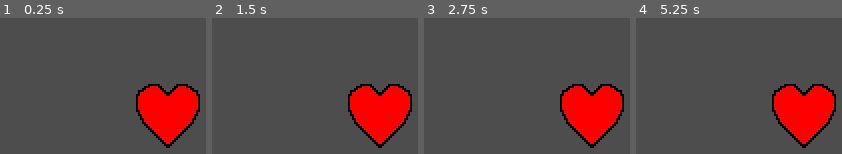
Above: before the commit, frames 1-4 (left to right).
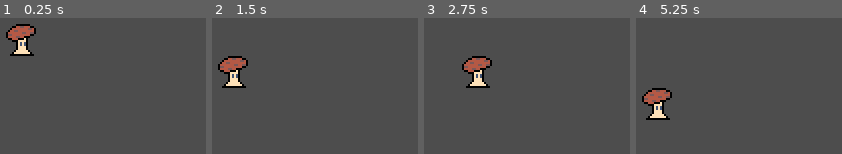
Above: after the commit, the same moments.

Repository: SolidGoose/mushroom-cave
Game: Godot game, scene res://Scenes/level_1.tscn
Same seed, same stepped clock (60 frames per second), same inputs: the game is played once before the commit and once after it. Before the commit the project starts from res://Scenes/sprite.tscn.
Inputs:
- Up to frame 1 (0.25 s): no input
- Up to frame 2 (1.5 s): tap Enter at 0.5 s; hold D (Right, bound only after the commit) 0.53-1.28 s; tap Space at 1.25 s; hold S (Down, bound only after the commit) from 1.28 s (still down)
- Up to frame 3 (2.75 s): tap Enter at 2 s; release S (Down, bound only after the commit) at 2.03 s; hold D (Right, bound only after the commit) from 2.03 s (still down)
- Up to frame 4 (5.25 s): tap Space at 2.75, 4.25 s; release D (Right, bound only after the commit) at 2.78 s; hold W (Up, bound only after the commit) 2.78-3.53 s; tap Enter at 3.5 s; hold A (Left, bound only after the commit) 3.53-5.03 s; hold S (Down, bound only after the commit) from 5.03 s (still down)

The runs differ from the first frame. In frame 1, 13% of the frame differs, in the area x 2-98%, y 4-96%; in frame 2, 13%; in frame 3, 13%; in frame 4, 13%.

Commit message:
Moving logic

Diff:
--- a/Scenes/anchor.tscn
+++ b/Scenes/anchor.tscn
@@ -1,3 +1,10 @@
-[gd_scene format=3 uid="uid://chy3pylg861x"]
+[gd_scene load_steps=2 format=3 uid="uid://chy3pylg861x"]
 
-[node name="Area2D" type="Area2D"]
+[sub_resource type="RectangleShape2D" id="RectangleShape2D_4w1vg"]
+size = Vector2(16, 16)
+
+[node name="AnchorArea" type="Area2D"]
+
+[node name="CollisionShape2D" type="CollisionShape2D" parent="."]
+modulate = Color(0.9807722, 0.09153121, 0.54858774, 1)
+shape = SubResource("RectangleShape2D_4w1vg")
--- a/Scenes/level_1.tscn
+++ b/Scenes/level_1.tscn
@@ -1,8 +1,63 @@
-[gd_scene load_steps=2 format=3 uid="uid://lk8th6ly3pc"]
+[gd_scene load_steps=3 format=3 uid="uid://lk8th6ly3pc"]
 
+[ext_resource type="PackedScene" uid="uid://chy3pylg861x" path="res://Scenes/anchor.tscn" id="1_8ffim"]
 [ext_resource type="PackedScene" uid="uid://d3n8e0ronsxqa" path="res://Scenes/mushroom.tscn" id="1_vk57k"]
 
 [node name="Level1" type="Node2D"]
 
+[node name="Anchors" type="Node2D" parent="."]
+position = Vector2(40, 40)
+
+[node name="AnchorArea" parent="Anchors" instance=ExtResource("1_8ffim")]
+position = Vector2(16, 0)
+
+[node name="AnchorArea2" parent="Anchors" instance=ExtResource("1_8ffim")]
+position = Vector2(0, -16)
+
+[node name="AnchorArea3" parent="Anchors" instance=ExtResource("1_8ffim")]
+position = Vector2(-16, 0)
+
+[node name="AnchorArea4" parent="Anchors" instance=ExtResource("1_8ffim")]
+position = Vector2(-16, 16)
+
+[node name="AnchorArea5" parent="Anchors" instance=ExtResource("1_8ffim")]
+position = Vector2(0, 96)
+
+[node name="AnchorArea6" parent="Anchors" instance=ExtResource("1_8ffim")]
+position = Vector2(16, 32)
+
+[node name="AnchorArea7" parent="Anchors" instance=ExtResource("1_8ffim")]
+position = Vector2(32, 16)
+
+[node name="AnchorArea8" parent="Anchors" instance=ExtResource("1_8ffim")]
+position = Vector2(-16, 32)
+
+[node name="AnchorArea9" parent="Anchors" instance=ExtResource("1_8ffim")]
+position = Vector2(-16, 48)
+
+[node name="AnchorArea10" parent="Anchors" instance=ExtResource("1_8ffim")]
+position = Vector2(-16, 64)
+
+[node name="AnchorArea11" parent="Anchors" instance=ExtResource("1_8ffim")]
+position = Vector2(-16, 80)
+
+[node name="AnchorArea12" parent="Anchors" instance=ExtResource("1_8ffim")]
+position = Vector2(16, 48)
+
+[node name="AnchorArea13" parent="Anchors" instance=ExtResource("1_8ffim")]
+position = Vector2(16, 64)
+
+[node name="AnchorArea14" parent="Anchors" instance=ExtResource("1_8ffim")]
+position = Vector2(48, 80)
+
+[node name="AnchorArea3" parent="Anchors/AnchorArea14" instance=ExtResource("1_8ffim")]
+position = Vector2(-32, 16)
+
 [node name="Mushroom" parent="." instance=ExtResource("1_vk57k")]
-position = Vector2(1017, 677)
+position = Vector2(40, 40)
+
+[node name="AnchorArea3" parent="." instance=ExtResource("1_8ffim")]
+position = Vector2(72, 104)
+
+[node name="AnchorArea4" parent="." instance=ExtResource("1_8ffim")]
+position = Vector2(72, 136)
--- /dev/null
+++ b/Scenes/mushroom.gd
@@ -0,0 +1,35 @@
+extends CharacterBody2D
+
+const tile_size: Vector2 = Vector2(16, 16)
+var sprite_node_pos_tween: Tween
+
+
+func _physics_process(delta: float) -> void:
+	if !sprite_node_pos_tween or not sprite_node_pos_tween.is_running():
+		if Input.is_action_just_pressed("Up") and !$Up.is_colliding():
+			print("Going up!")
+			_move(Vector2(0, -1))
+		elif Input.is_action_just_pressed("Down") and !$Down.is_colliding():
+			print("Going down!")
+			_move(Vector2(0, 1))
+		elif Input.is_action_just_pressed("Left") and !$Left.is_colliding():
+			print("Going left!")
+			_move(Vector2(-1, 0))
+		elif Input.is_action_just_pressed("Right") and !$Right.is_colliding():
+			print("Going right!")
+			_move(Vector2(1, 0))
+
+
+func _move(dir: Vector2):
+	var walk_vector: Vector2 = dir * tile_size
+	print("Moving mushroom: " + str(walk_vector))
+	global_position += walk_vector
+	$AnimatedSprite2D.global_position -= walk_vector
+
+	if sprite_node_pos_tween:
+		print("Killing existing tween")
+		sprite_node_pos_tween.kill()
+	print("Creating new tween")
+	sprite_node_pos_tween = create_tween()
+	sprite_node_pos_tween.set_process_mode(Tween.TWEEN_PROCESS_PHYSICS)
+	sprite_node_pos_tween.tween_property($AnimatedSprite2D, "global_position", global_position, 0.2).set_trans(Tween.TRANS_SINE)
--- a/Scenes/mushroom.tscn
+++ b/Scenes/mushroom.tscn
@@ -1,9 +1,7 @@
 [gd_scene load_steps=19 format=3 uid="uid://d3n8e0ronsxqa"]
 
+[ext_resource type="Script" uid="uid://m1g4i0a28kln" path="res://Scenes/mushroom.gd" id="1_0q7t7"]
 [ext_resource type="Texture2D" uid="uid://dcr3bwchgd28o" path="res://Sprites/mushroom-idle.png" id="1_2r5i3"]
-
-[sub_resource type="CircleShape2D" id="CircleShape2D_0gnow"]
-radius = 15.033297
 
 [sub_resource type="AtlasTexture" id="AtlasTexture_0q7t7"]
 atlas = ExtResource("1_2r5i3")
@@ -111,27 +109,34 @@
 "speed": 5.0
 }]
 
-[sub_resource type="CircleShape2D" id="CircleShape2D_ksohp"]
+[sub_resource type="CircleShape2D" id="CircleShape2D_0gnow"]
+radius = 2.0
 
-[node name="Mushroom" type="Node2D"]
+[node name="Mushroom" type="CharacterBody2D"]
+script = ExtResource("1_0q7t7")
 
-[node name="MushroomArea" type="Area2D" parent="."]
-
-[node name="CollisionShape2D" type="CollisionShape2D" parent="MushroomArea"]
-shape = SubResource("CircleShape2D_0gnow")
-
-[node name="AnimatedSprite2D" type="AnimatedSprite2D" parent="MushroomArea"]
+[node name="AnimatedSprite2D" type="AnimatedSprite2D" parent="."]
 sprite_frames = SubResource("SpriteFrames_1rprf")
 frame_progress = 0.5490511
 
-[node name="LeftArea" type="Area2D" parent="."]
-position = Vector2(-32, 0)
+[node name="CollisionShape2D" type="CollisionShape2D" parent="."]
+shape = SubResource("CircleShape2D_0gnow")
 
-[node name="CollisionShape2D" type="CollisionShape2D" parent="LeftArea"]
-shape = SubResource("CircleShape2D_ksohp")
+[node name="Left" type="RayCast2D" parent="."]
+rotation = 1.5707964
+target_position = Vector2(0, 8)
+collide_with_areas = true
 
-[node name="RightArea" type="Area2D" parent="."]
+[node name="Right" type="RayCast2D" parent="."]
+rotation = -1.5707964
+target_position = Vector2(0, 8)
+collide_with_areas = true
 
-[node name="UpArea" type="Area2D" parent="."]
+[node name="Up" type="RayCast2D" parent="."]
+rotation = 3.1415927
+target_position = Vector2(0, 8)
+collide_with_areas = true
 
-[node name="DownArea" type="Area2D" parent="."]
+[node name="Down" type="RayCast2D" parent="."]
+target_position = Vector2(0, 8)
+collide_with_areas = true
--- a/project.godot
+++ b/project.godot
@@ -11,7 +11,7 @@
 [application]
 
 config/name="Mushroom Cave"
-run/main_scene="uid://xo0id6f6di1s"
+run/main_scene="uid://lk8th6ly3pc"
 config/features=PackedStringArray("4.5", "GL Compatibility")
 config/icon="res://icon.svg"
 
@@ -21,6 +21,29 @@
 window/size/viewport_height=180
 window/stretch/mode="viewport"
 
+[input]
+
+Up={
+"deadzone": 0.2,
+"events": [Object(InputEventKey,"resource_local_to_scene":false,"resource_name":"","device":-1,"window_id":0,"alt_pressed":false,"shift_pressed":false,"ctrl_pressed":false,"meta_pressed":false,"pressed":false,"keycode":0,"physical_keycode":87,"key_label":0,"unicode":119,"location":0,"echo":false,"script":null)
+]
+}
+Down={
+"deadzone": 0.2,
+"events": [Object(InputEventKey,"resource_local_to_scene":false,"resource_name":"","device":-1,"window_id":0,"alt_pressed":false,"shift_pressed":false,"ctrl_pressed":false,"meta_pressed":false,"pressed":false,"keycode":0,"physical_keycode":83,"key_label":0,"unicode":115,"location":0,"echo":false,"script":null)
+]
+}
+Left={
+"deadzone": 0.2,
+"events": [Object(InputEventKey,"resource_local_to_scene":false,"resource_name":"","device":-1,"window_id":0,"alt_pressed":false,"shift_pressed":false,"ctrl_pressed":false,"meta_pressed":false,"pressed":false,"keycode":0,"physical_keycode":65,"key_label":0,"unicode":97,"location":0,"echo":false,"script":null)
+]
+}
+Right={
+"deadzone": 0.2,
+"events": [Object(InputEventKey,"resource_local_to_scene":false,"resource_name":"","device":-1,"window_id":0,"alt_pressed":false,"shift_pressed":false,"ctrl_pressed":false,"meta_pressed":false,"pressed":false,"keycode":0,"physical_keycode":68,"key_label":0,"unicode":100,"location":0,"echo":false,"script":null)
+]
+}
+
 [rendering]
 
 textures/canvas_textures/default_texture_filter=0
Not shown, added: Scenes/mushroom.gd.uid
Binary file added: Sprites/tilemap.png
Not shown, added: Sprites/tilemap.png.import
